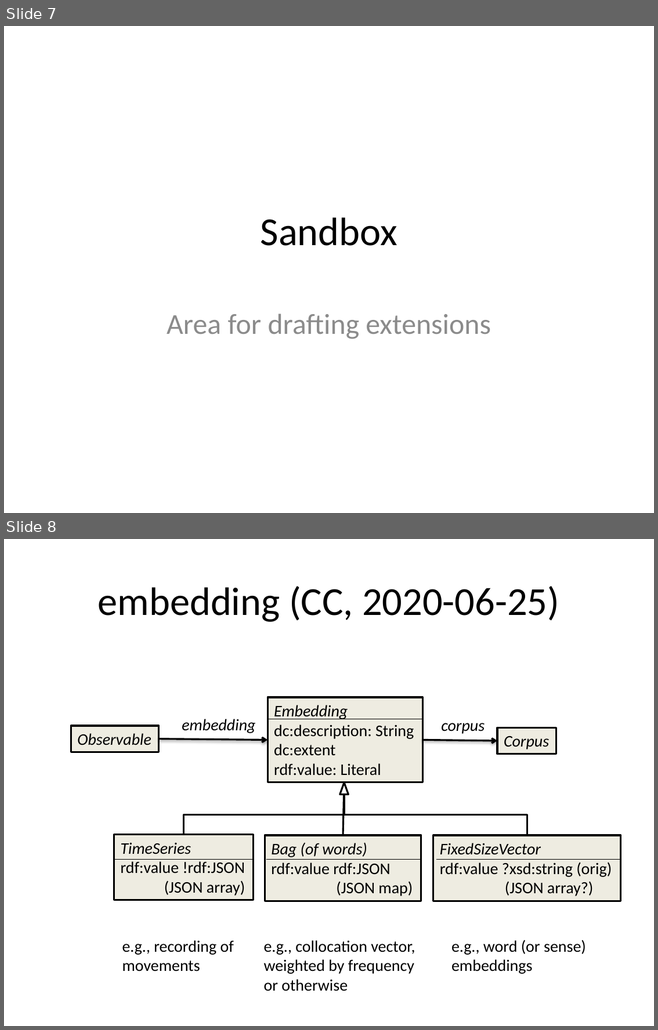
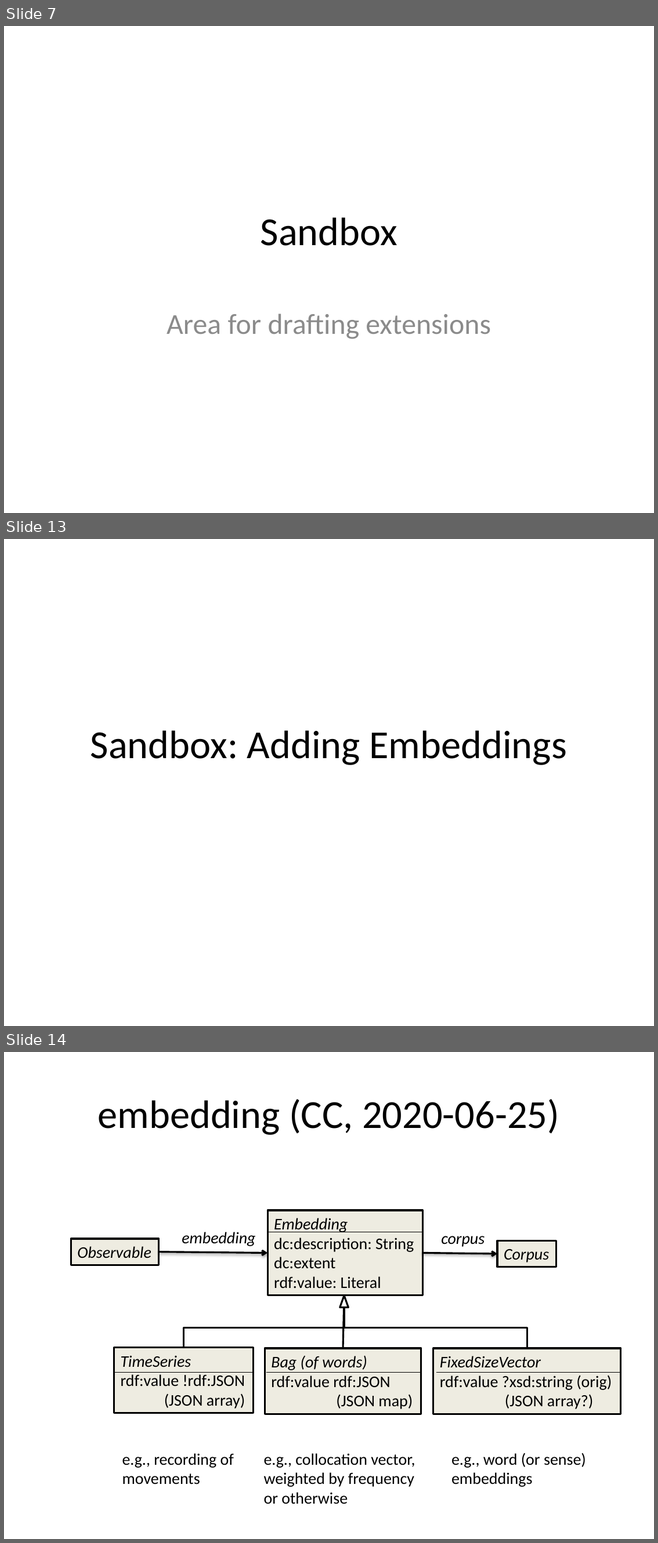
Before and after one commit to ontolex/frequency-attestation-corpus-information, a slide deck: img/source.pptx. Shown one above the other, each under a label of ours: slides 7 and 8 before the commit, slides 7, 13 and 14 after it; the slides between them are not shown. The pictures are 658x1030 and 658x1543 pixels, drawn with LibreOffice and Linux fonts; fonts in the diff are those of the drawing. Boxes give left, top, right and bottom in pixels: in the first picture for what was removed or moved away, otherwise in the second. Text is boxed around its words. In the diff, an @@ line names an element or a change of style, - is before the commit and + after.

Commit message:
suggested additions to consolidate the diagram (see sandbox)

```diff
--- a/img/source.pptx
+++ b/img/source.pptx
@@ slide 13 added at <box>4,539,654,1026</box>, background #FFFFFF @@
@@ title added at <box>90,730,567,765</box>, 44 pt, text #000000 @@
+Sandbox: Adding Embeddings
@@ what was slide 8 is now slide 14 @@
```
Also in this commit, not shown: 2 slides changed, 6 other slides added.
